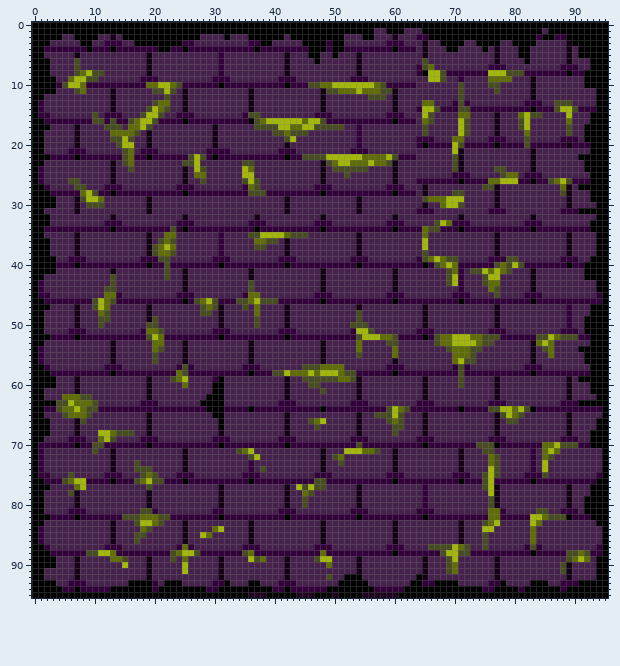
Sprite sheet -- Assets/Tiled2Unity/Textures/Titles suelo.png. The picture above was drawn from the file before the commit.
The file is 96x96 pixels.
The result:
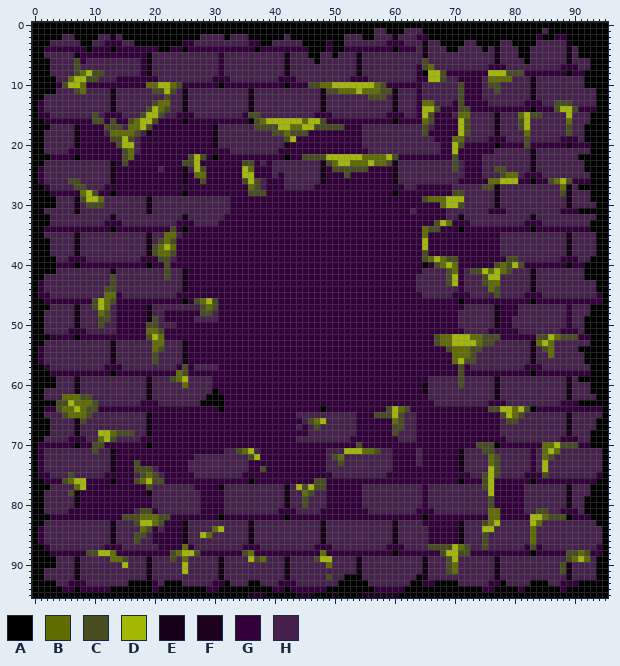
Palette (. is transparent): A #000000  B #606d01  C #474d21  D #a2b802  E #150018  F #1c001c  G #34003c  H #47214d
Difference:
Changed rows in their new state; - is an unchanged pixel.
first column x 7:
 5 -GGGGGGGGGGG---------------------------------------------------------------
 6 -G---------G---------------------------------------------------------------
 7 -----------G---------------------------------------------------------------
 8 -----------G---------------------------------------------------------------
 9 -------GGGG----------------------------------------------GG------GGG-------
10 ---------------------------------------------------------G-------GGG-------
11 ---------------------------------------------------------G-------GGG-------
12 ---------------------------------------------------------G-------GGG-------
13 ---------------------------------------------------------G--------GGG------
15 ---------------------------------------------------------G--GGG------------
16 ---------------------------------------------------------G--GGGG-----------
17 -GGGG--------GGGGGGGGGG----------------------GG-------------GGGG-----------
18 -GGGG--------GGGGGGGGGG----------------GGGGGGGG------------GGGGG-----------
19 -GGGGG-----GGGGGGGGGGGG--------------GGGGGGGGGG----------HHHGGG------------
20 -GGGGGG----GGGGGGGGGGGG-------------GGGGGGGGGGG----------HHHH--------------
21 --GGGGGG------GGGGGGGG---------------GGGGGGGGG---------------GG-GGGGGG-----
22 ------------G--------------------------------------------GGGGGG-GGGG-------
23 -------G-GGGGGGGGG---GGGGGGG--G-G-------------------------------HGGG-------
24 -------GGGGGGG-GGG----GGGGGG--GGG---------G------GGGG-----------HGGG-------
25 -------GGGGGGGGGGG-G--GGGGGG--GGG-G-------GGG-GGGGGGG----------HH-GG-------
26 -------GGGGGGGGGGG-GG-GGGGGG----GGG-------GGGGGGGGGGG----HHHHHHHG----------
27 --------GGGGGGGGG---GGGGGGGG----GGG--------GGGGGGGGG-----GGGGGG------------
28 -----------------------------------------G---------------GGGGGG------------
29 --------------------------GGGGGGGGGGGGGGGGGGGGGGGGGGGGGGGG-----------------
30 --------------------------GGGGGGGGGGGGGGGGGGGGGGGGGGGGGGGGGGG--------------
31 --------------------------GGGGGGGGGGGGGGGGGGGGGGGGGGGGGG----GG-------------
32 -------------------------GGGGGGGGGGGGGGGGGGGGGGGGGGGGGGGGGGGGG-------------
33 ------------------------GGGGG---GGGGGGGG---GGGGGGGGG---GGGGG---------------
34 ------------------------------G----------G-----------G---------------------
35 ------------------GGGGGG-GGGGGGGGGGGGGGGGGGGGGGGGGGGGGGGGG-GGGGGGGGGGGG----
36 -----------------GGGGGGG-GGGGGGGGGGGGGGGGGGGGGGGGGGGGGGGGG-GGGGGGGGGGGG----
37 -----------------GGGGGGG-GGGGGGGGGGGGGGGGGGGGGGGGGGGGGGGGG-GGGGGGGGGGGG----
38 -----------------GGGGGGG-GGGGGGGGGGGGGGGGGGGGGGGGGGGGGGGGG-GGGGGGGGGGGG----
39 -----------------GGGGGG---GGGGGGGG---GGGGGGGGG---GGGGGGGG-------GGGGG------
40 ------------------------G----------G-----------G---------------------------
41 -------------------GGGGGGGGGGGGGGGGGGGGGGGGGGGGGGGGGGGGGGG-----------------
42 -------------------GGGGGGGGGGGGGGGGGGGGGGGGGGGGGGGGGGGGGG------------------
43 -------------------GGGGGGGGGGGGGGGGGGGGGGGGGGGGGGGGGGGGGG------------------
44 -------------------GGGGGGGGGGGGGGGGGGGGGGGGGGGGGGGGGGGGGG------------------
45 --------------------GGGGGGGG-GGGGGGGGGGG---GGGGGGGGG---GGG-----------------
46 ---------------------------GGGGGGG-------G-----------G---------------------
47 -------GGGGG------------GGGGGGGGGGGGGGGGGGGGGGGGGGGGGGGGGGGGGGGGG------GGG-
48 -------GGGGG---GGGGGG---GGGGGGGGGGGGGGGGGGGGGGGGGGGGGGGGGGGGGGGG-------GGG-
49 -------GGGGG---GGGGG----GGGGGGGGGGGGGGGGGGGGGGGGGGGGGGGGGGGGGGGG-------GG--
50 -------GGGGG-----GGGGGGGGGGGGGGGGGGGGGGGGGGGGGGGGGGGGGGGGGGGGGGG-------GG--
51 -------GGGG----GGGGGGGG---GGGGGGGG---GGGGGGGGG-GGGGGGGGGG---GGGGG-------GG-
52 ------------------------G----------G-----------GGGGGGG----G----------------
53 -------------------GGGGGGGGGGGGGGGGGGGGGGGGGGGGGGGGGGGGGGGGG---------------
54 -------------------GGGGGGGGGGGGGGGGGGGGGGGGGGGGGGGGGGGGGGGGGGG-------------
55 -------------------GGGGGGGGGGGGGGGGGGGGGGGGGGGGGGGGGGGGGGGGGGGG------------
56 -------------------GGGGGGGGGGGGGGGGGGGGGGGGGGGGGGGGGGGGGGGGGGGG------------
57 ------------------------GGGG---GGGGGGGGGGGGGGGGGGGGG---GGGGGGGG------------
58 -----------------------------G---GGGGGGGGGGGGGG------G---------------------
59 ------------------------GGGGGGGGGGGGGGGGGGGGGGGGGGGGGGGGGGG----------------
60 -----------------------GGGGGGGGGGGGGGGGGGGGGGGGGGGGGGGGGGG-----------------
61 ------------------------GGGGGGGGGGGGGGGGGGGGGGGGGGGGGGGGGG-----------------
62 -------------------------GGGGGGGGGGGGGGGGGGGGGGGGGGGGGGGGGG----------------
63 -------------------------GGGGGGGGG---GGGGGGGGG---GGGGGGGG------------------
64 ----------------------GG-----G----------------------------------G----------
65 -------------GGGGGGGGGGGGGGGGGGGGGGGG----------GGG-------GGGGGGGGGGGGGG----
66 -------------GGGGGGGGGGGGGGGGGGGGGGGGG---------GGGGGG----GGGGGGGGGGGGGG----
67 -------------GGGGGGGGGGGGGGGGGGGGGGGG-G--------GGGGGG----GGGGGGGGGGGGGG----
68 -------------GGGGGGGGGGGGGGGGGGGGGGGGGG--------GGGGGG----GGGGGGGGGGGGGG----
69 --------------GGGGGGGGG---GGGGGGGG---------------GGGGG------GGGGGGGGG------
70 ------------------------G----------G----------------------G----------------
71 -------GGGGGGGGGGGGGGGGGG------GGGGGGGGGGG-----------GGGG-GGGGGG-----------
72 -------GGGGGGGGGGGGG-----------GGGGGGGGGGG-----------GGGG-GGGGGG-----------
73 -------GGG-GGGGGGGG-----------GGGGGGGGGGGG-----------GGGG-GGGGGG-----------
74 -------GGG----GGGGG-----------G-GGGGGGGGGG-----------GGGGGGGGGGG-----------
75 --------GG-----GG--------------GGGGGGGGG---------------GGGGGGGG------------
76 ------------------G----------------------------------G---------------------
77 --GGGGGGGGGG--------GGGG------------------GGGGGG----------------------GGGGG
78 -GGGGGGGGGGG---------GGGG-----------------GGGGGG----------------------GGGGG
79 -GGGGGGGGGGGG--------GGGG-----------------GGGGGG----------------------GGGGG
80 -GGGGGGGGGGGG--------GGGG-----------------GGGGGG----------------------GGGGG
81 --GGGGGGGG-----------GG------------------GGGGG--------------------------GGG
82 G----------------------------------------------G---------------------------
83 ---------------GGG----------------------------------------GGGGGG-----------
84 -------------G-GGG-----------------------------------------GGGGG-----------
85 -------------GGGGG-----------------------------------------GGGGG-----------
86 -------------GGGGG-----------------------------------------GGGGG-----------
87 --------------GGG----------------------------------------------------------
